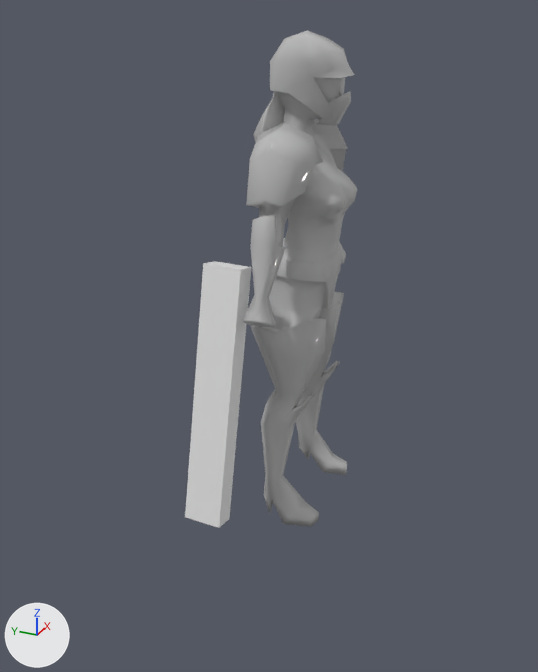
The FBX model Assets/Game/Model/Units/Sniper/Sniper-4.fbx: old version first, new version second.
One viewpoint serves both versions: a 50 mm camera at (-2.29, -0.89, 1.8) aimed at (-0.12, 0.08, 0.72). Lighting does not change. The marker at lower left points along +X, +Y and +Z. Where no turn or scale is listed for an object, it has been applied to the vertices.
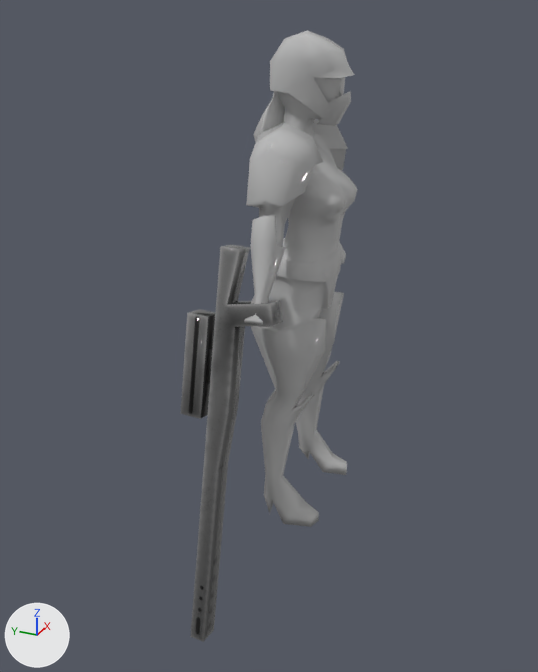
Pixel boxes (x1, y1, x2, y2) of what changed, in the pictures (538 x 672 px):
'Box065', added
    after: (180, 245, 283, 642)
'Box063', deleted
    before: (185, 261, 251, 528)

The change, as a diff of the scene's bpy script:
```diff
--- a/Assets/Game/Model/Units/Sniper/Sniper-4.fbx.py
+++ b/Assets/Game/Model/Units/Sniper/Sniper-4.fbx.py
@@ img_gun1_2_jpg @@
+img_gun1_2_jpg = load_image('Gun1-2.jpg', '../../../Gun1-2.jpg', 1024, 1024, 'sRGB')
@@ mat_material__70 @@
+mat_material__70 = principled_material('Material #70')
+mat_material__70.texture = img_gun1_2_jpg
+mat_material__70.roughness = 0.0
@@ me_mesh_1 @@
+me_mesh_1.from_pydata(...)  # 48 vertices, 84 faces; spans x -0.248..0.111, y -0.07..0.236, z -1.024..0.352
+me_mesh_1.materials.append(mat_material__70)  # picture img_gun1_2_jpg
@@ ob_box063 @@
-ob_box063 = bpy.data.objects.new('Box063', me_mesh)
-ob_box063.location = (-0.344, 0.02, 0.84)
@@ ob_box065 @@
+ob_box065 = bpy.data.objects.new('Box065', me_mesh_1)
+ob_box065.location = (-0.363, 0.025, 0.743)
```
